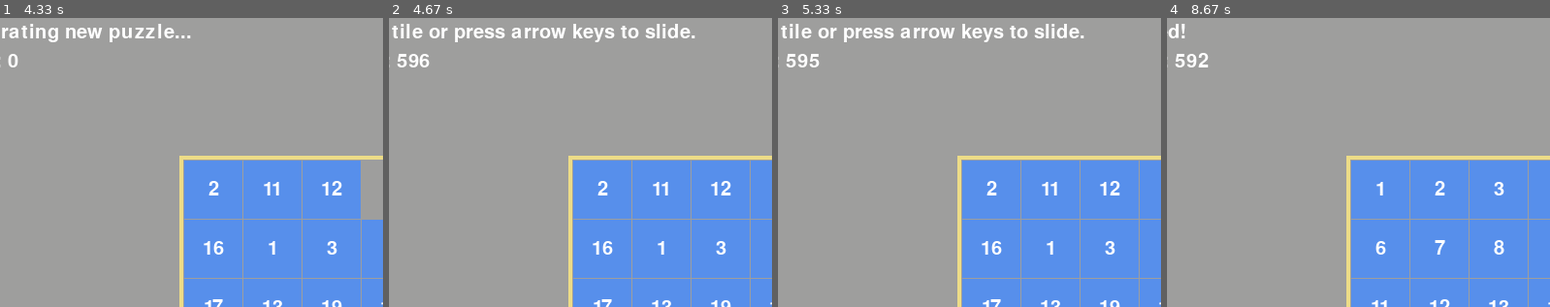
Above: before the commit, frames 1-4 (left to right).
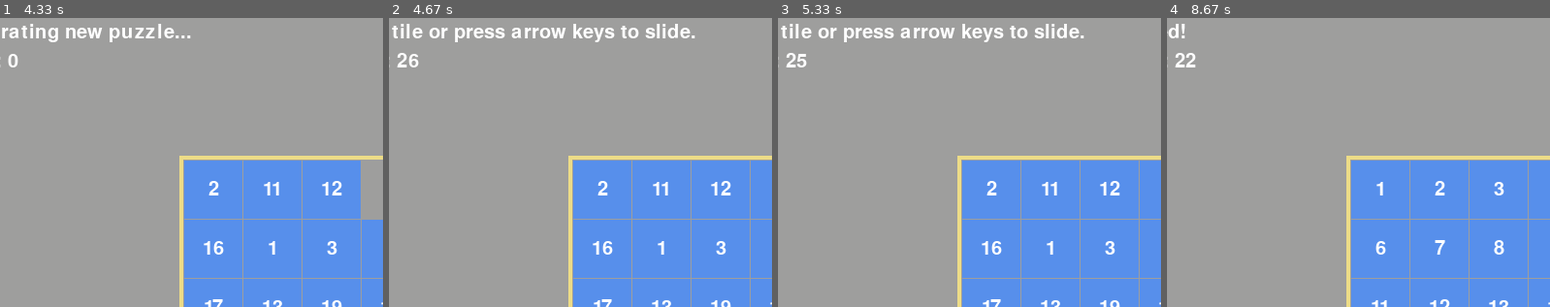
Above: after the commit, the same moments.

Repository: waitisthatv/csc125
Game: pygame game, started from Documents/csc125/pygamemodificationVD.py
The game is run twice, just before and just after one commit, with the same random seed, the same clock (stepped at 60 frames per second) and the same inputs.
Inputs (mouse positions are % of the whole screen's width and height, from its top left):
- Up to frame 1 (4.33 s): no input
- Up to frame 2 (4.67 s): click (60, 54) at 4.38 s
- Up to frame 3 (5.33 s): hold Up 4.67-5.13 s; hold Right from 5.17 s (still down)
- Up to frame 4 (8.67 s): release Right at 5.63 s; click (89, 97) at 5.72 s
The pictures show only the part of the screen within x 7-57%, y 0-50%; the shares and areas given below are measured in that part.

Frame 1 is identical in both runs. In frame 2, 0.2% of the frame differs, in the area x 2-11%, y 12-18%; in frame 3, 0.2%; in frame 4, 0.2%.

Commit message:
Update pygamemodificationVD.py
changed time to 30 seconds to test if timer ends the puzzle attempt

Diff:
--- a/Documents/csc125/pygamemodificationVD.py
+++ b/Documents/csc125/pygamemodificationVD.py
@@ -63,7 +63,7 @@
 
     while True: # main game loop
         timepassed = (pygame.time.get_ticks() - timer) // 1000
-        timeleft = max(0, 600 - timepassed)
+        timeleft = max(0, 30 - timepassed)
         slideTo = None # the direction, if any, a tile should slide
         msg = 'Click tile or press arrow keys to slide.' # contains the message to show in the upper left corner.
         if mainBoard == SOLVEDBOARD:
